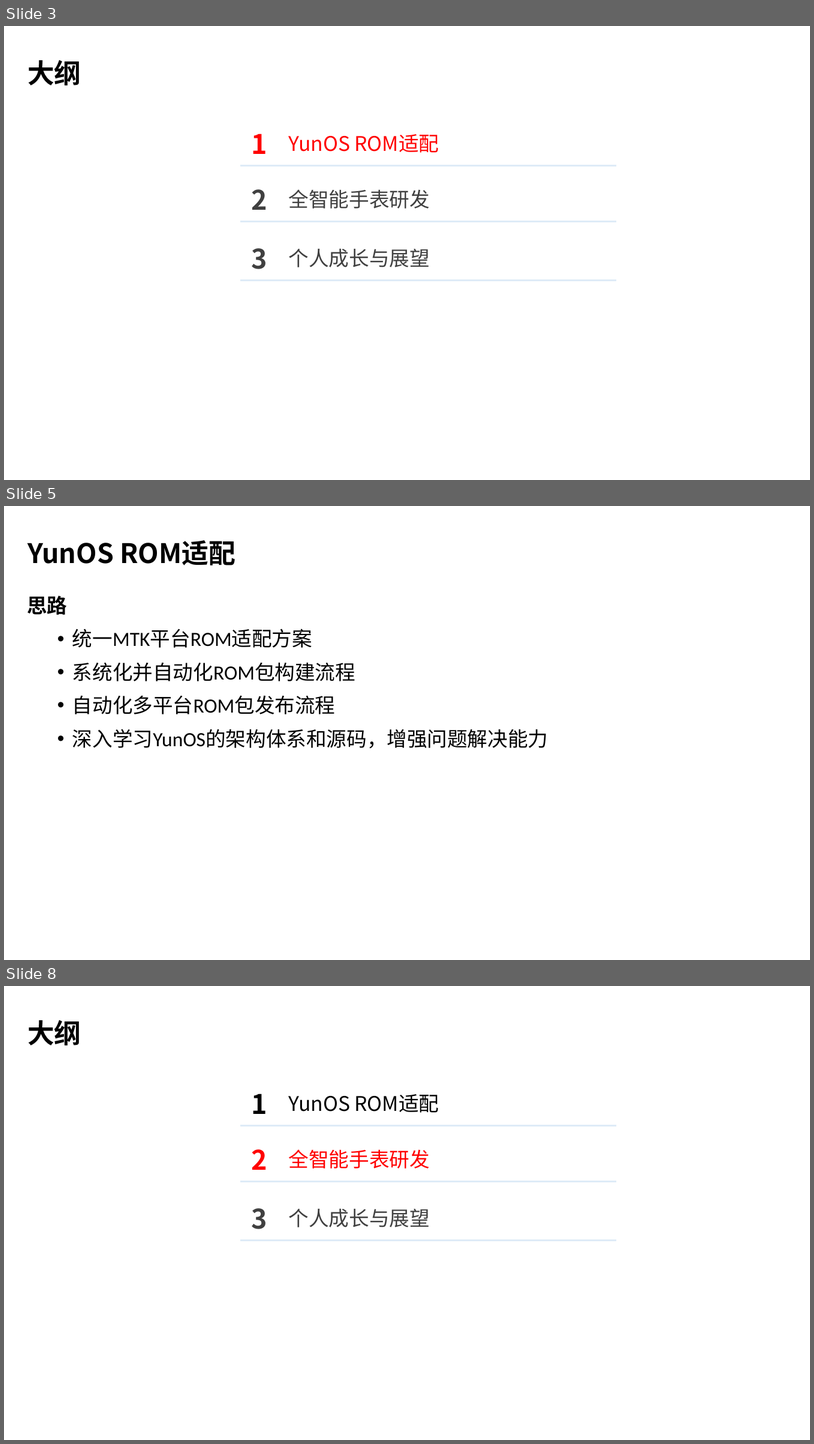
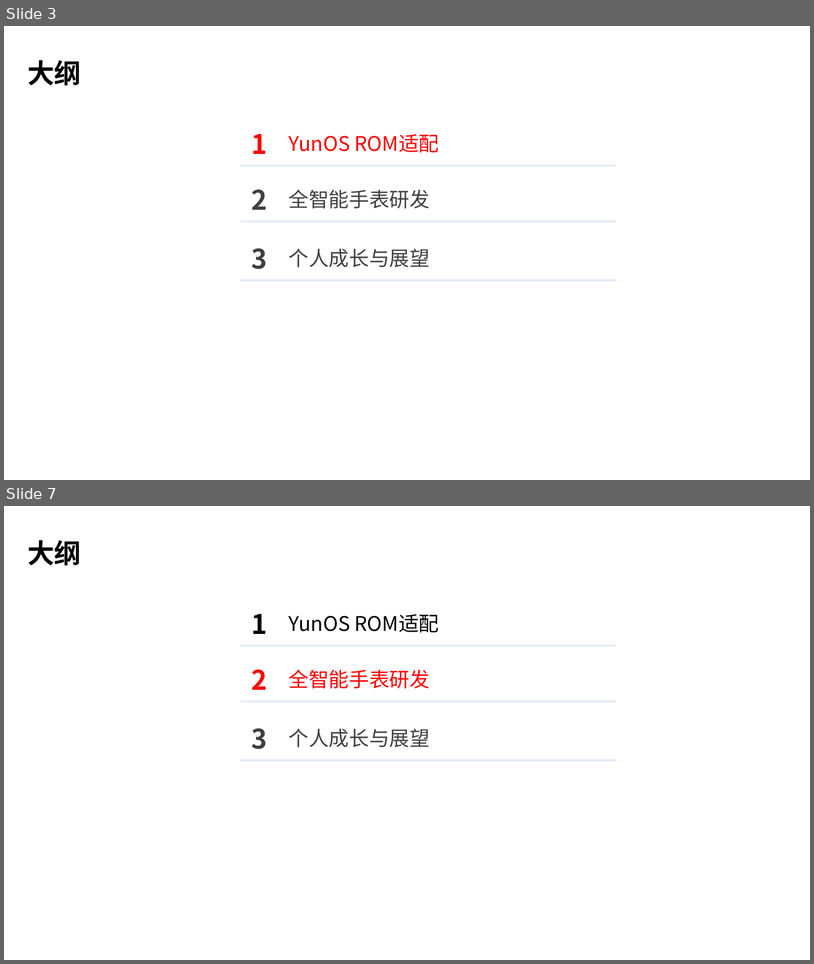
Before and after one commit to wangzhengyi/WangZhengyi, a slide deck: promote/2016阿里晋升述职.pptx. Shown one above the other, each under a label of ours: slides 3, 5 and 8 before the commit, slides 3 and 7 after it; the slides between them are not shown. The pictures are 814x1444 and 814x964 pixels, drawn with LibreOffice and Linux fonts; fonts in the diff are those of the drawing; background and template pictures are left out. Boxes give left, top, right and bottom in pixels: in the first picture for what was removed or moved away, otherwise in the second. Text is boxed around its words. In the diff, an @@ line names an element or a change of style, - is before the commit and + after.

```diff
--- a/promote/2016阿里晋升述职.pptx
+++ b/promote/2016阿里晋升述职.pptx
@@ slide 5 removed at [4,506,810,960], background #FFFFFF @@
@@ title removed at [27,540,236,565] @@
-YunOS ROM适配
@@ text removed at [27,595,548,748] @@
-思路
-  • 统一MTK平台ROM适配方案
-  • 系统化并自动化ROM包构建流程
-  • 自动化多平台ROM包发布流程
-  • 深入学习YunOS的架构体系和源码，增强问题解决能力
@@ what was slide 8 is now slide 7 @@
```
Also in this commit, not shown: 5 slides changed, 3 slides added, 3 other files.
